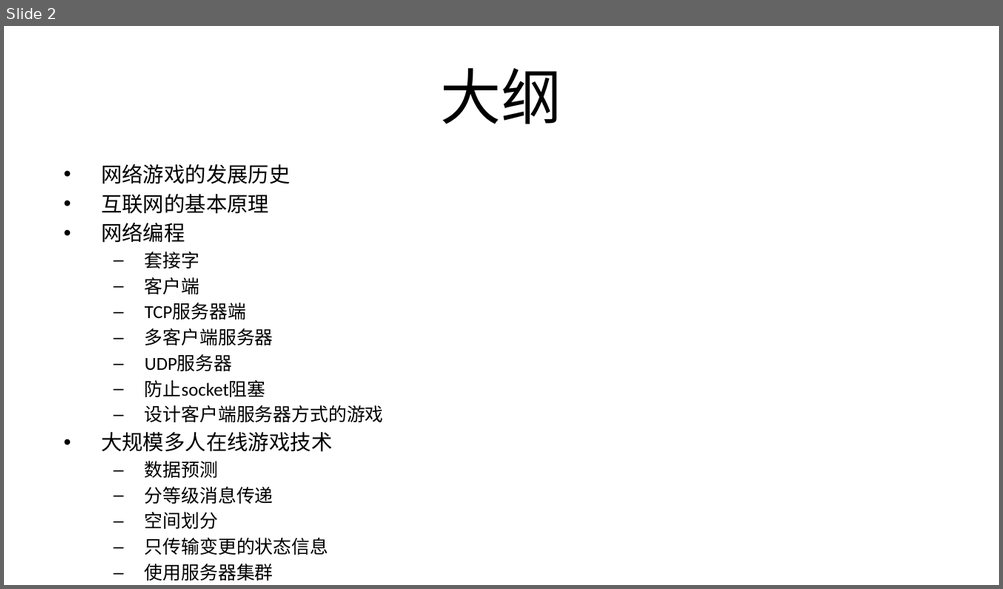
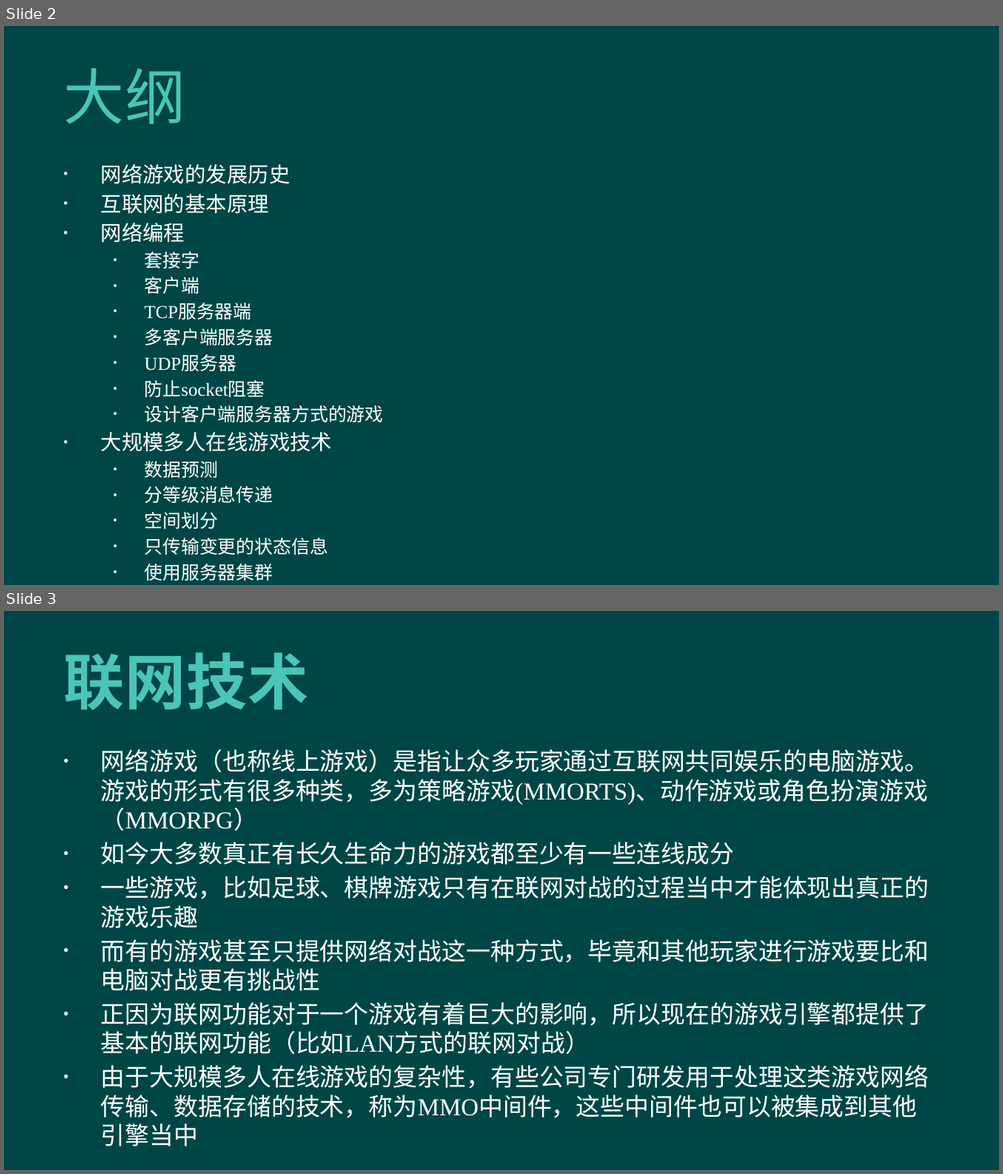
Before and after one commit to hanhonglei/Course_GameEngine, a slide deck: Slides/Principle/15 联网技术/15 联网技术.pptx. Shown one above the other, each under a label of ours: slide 2 before the commit, slides 2 and 3 after it. The pictures are 1003x589 and 1003x1174 pixels, drawn with LibreOffice and Linux fonts; fonts in the diff are those of the drawing; background and template pictures are left out. Boxes give left, top, right and bottom in pixels: in the first picture for what was removed or moved away, otherwise in the second. Text is boxed around its words. In the diff, an @@ line names an element or a change of style, - is before the commit and + after.

```diff
--- a/Slides/Principle/15 联网技术/15 联网技术.pptx
+++ b/Slides/Principle/15 联网技术/15 联网技术.pptx
@@ slide 3 added at [4,611,999,1170], background #004646 @@
@@ title added at [63,652,308,710], 44 pt, text #4BC5B9, bold @@
+联网技术
@@ text added at [101,749,929,1119], 17.6 pt, text #FFFFFF @@
+• 网络游戏（也称线上游戏）是指让众多玩家通过互联网共同娱乐的电脑游戏。游戏的形式有很多种类，多为策略游戏(MMORTS)、动作游戏或角色扮演游戏（MMORPG）
+• 如今大多数真正有长久生命力的游戏都至少有一些连线成分
+• 一些游戏，比如足球、棋牌游戏只有在联网对战的过程当中才能体现出真正的游戏乐趣
+• 而有的游戏甚至只提供网络对战这一种方式，毕竟和其他玩家进行游戏要比和电脑对战更有挑战性
+• 正因为联网功能对于一个游戏有着巨大的影响，所以现在的游戏引擎都提供了基本的联网功能（比如LAN方式的联网对战）
+• 由于大规模多人在线游戏的复杂性，有些公司专门研发用于处理这类游戏网络传输、数据存储的技术，称为MMO中间件，这些中间件也可以被集成到其他引擎当中
@@ slide 2 changed as well @@
@@ background #FFFFFF to #004646 @@
@@ title "大纲" at [63,68,185,124]: text colour #000000 to #4BC5B9, letter spacing 0 to 0.5 pt; alignment centre to left @@
@@ text "网络游戏的发展历史" at [101,164,384,581]: font Calibri to Times New Roman, text colour #000000 to #FFFFFF; bullet – to • @@
```
Also in this commit, not shown: 1 other slide changed, 90 other slides added, 6 other files.
